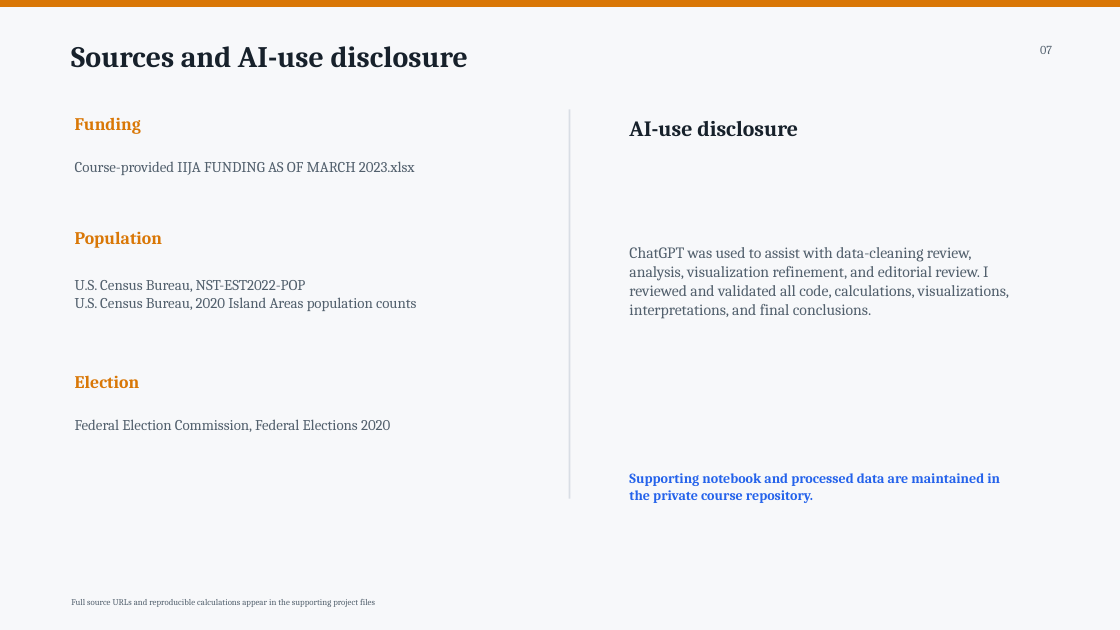
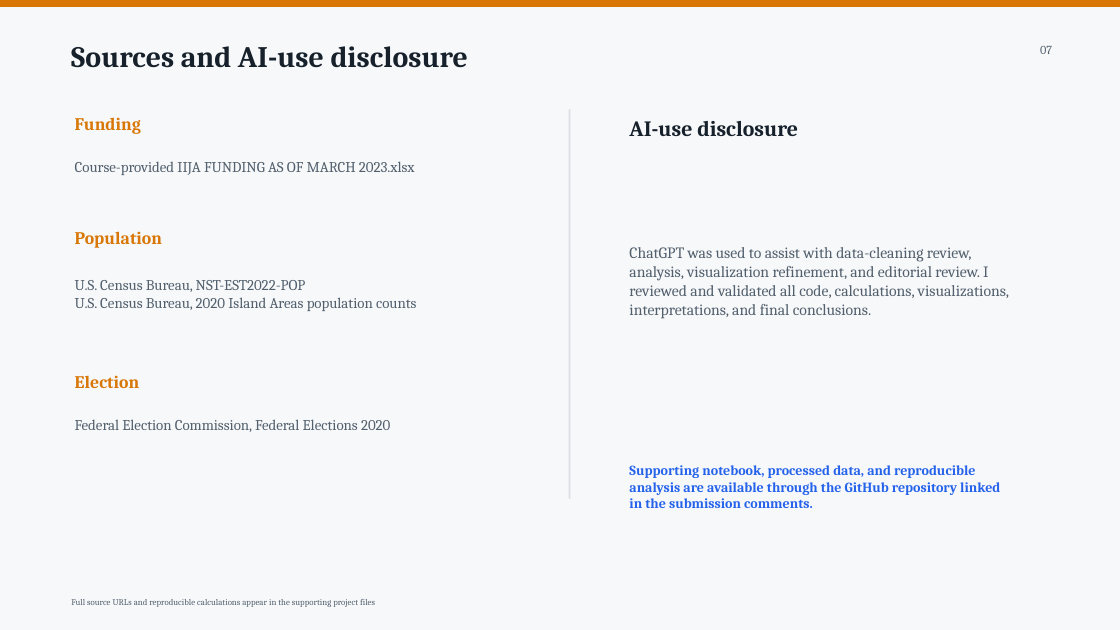
Before and after one commit to suffyankhan77/DATA608-Knowledge-Visual-Analytics, a slide deck: slide 7 of story_01_iija/presentation/Muhammad_Suffyan_Khan_DATA608_Story1.pptx. Drawn at 1120x630 pixels with LibreOffice and Linux fonts; fonts in the diff are those of the drawing. Boxes give left, top, right and bottom in pixels: in the first picture for what was removed or moved away, otherwise in the second. Text is boxed around its words. In the diff, an @@ line names an element or a change of style, - is before the commit and + after.

Commit message:
Add Story 1 presentation and submission PDF

```diff
--- a/story_01_iija/presentation/Muhammad_Suffyan_Khan_DATA608_Story1.pptx
+++ b/story_01_iija/presentation/Muhammad_Suffyan_Khan_DATA608_Story1.pptx
@@ text at (x1=629, y1=465, x2=1000, y2=508): text changed @@
-Supporting notebook and processed data are maintained in the private course repository.
+Supporting notebook, processed data, and reproducible analysis are available through the GitHub repository linked in the submission comments.
```
Also in this commit, not shown: 2 other files.
